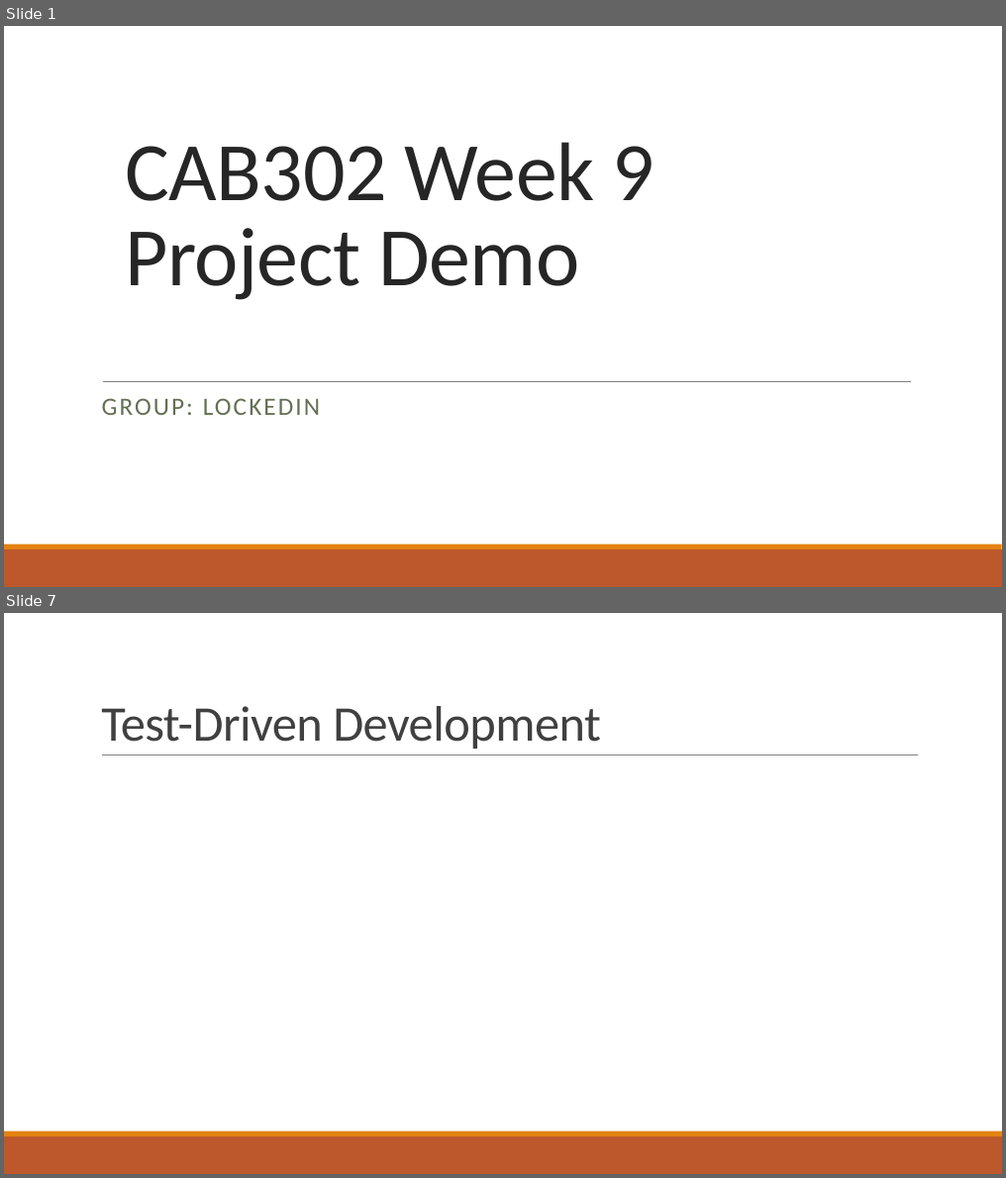
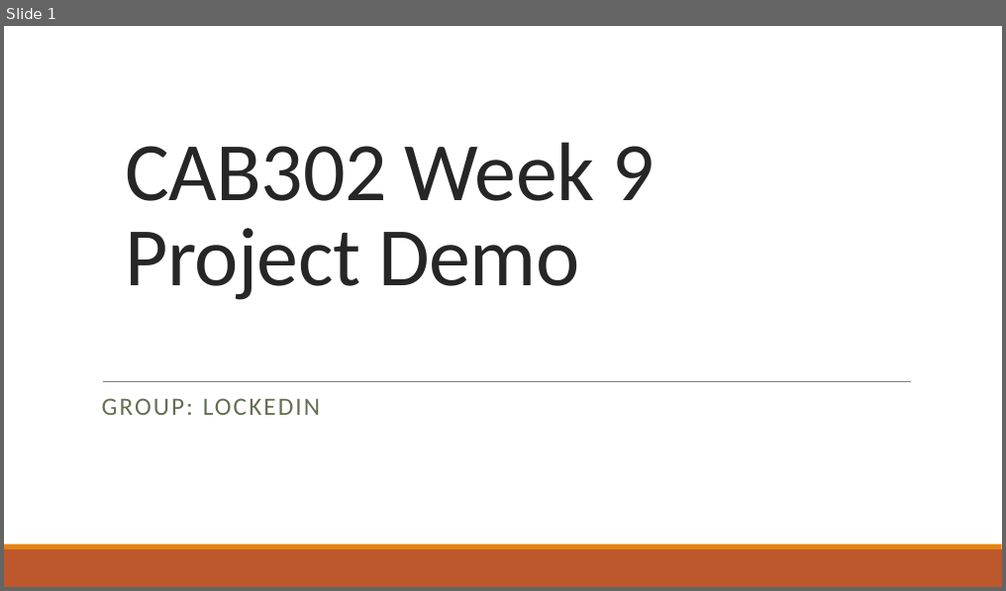
Before and after one commit to Kipkangaroo/CAB302_Project, a slide deck: Resources/Week 9 Video/Week 9 Video Presentation.pptx. Shown one above the other, each under a label of ours: slides 1 and 7 before the commit, slide 1 after it; the slides between them are not shown. The pictures are 1006x1178 and 1006x591 pixels, drawn with LibreOffice and Linux fonts; fonts in the diff are those of the drawing. Boxes give left, top, right and bottom in pixels: in the first picture for what was removed or moved away, otherwise in the second. Text is boxed around its words. In the diff, an @@ line names an element or a change of style, - is before the commit and + after.

```diff
--- a/Resources/Week 9 Video/Week 9 Video Presentation.pptx
+++ b/Resources/Week 9 Video/Week 9 Video Presentation.pptx
@@ slide 7 removed at (x1=4, y1=613, x2=1002, y2=1174), background #FFFFFF; not listed: 2 template elements that a slide beside it also shows @@
@@ title removed at (x1=101, y1=706, x2=601, y2=749) @@
-Test-Driven Development
@@ line removed from (102, 756) to (918, 756) @@
```
Also in this commit, not shown: 2 slides changed, 8 slides added, 3 other slides removed, 7 other files.
